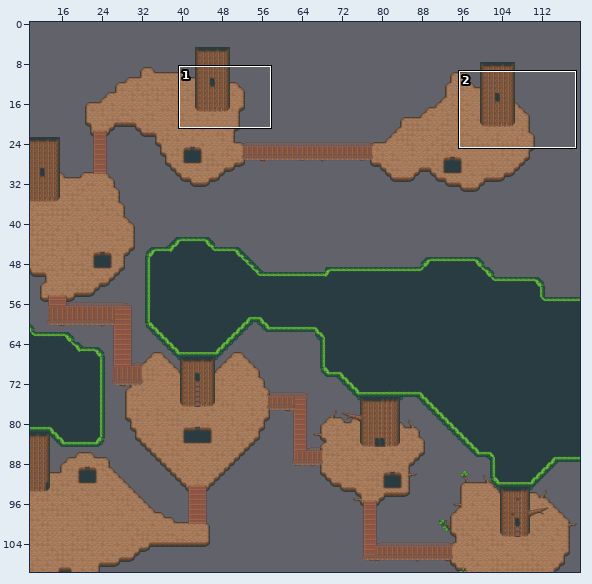
A Tiled map gets an edit: res/worlds/fyddnymed_canopy.tmx. The first picture is a wide view before the edit; the outline marks the close-up.
Close-up. As it was:
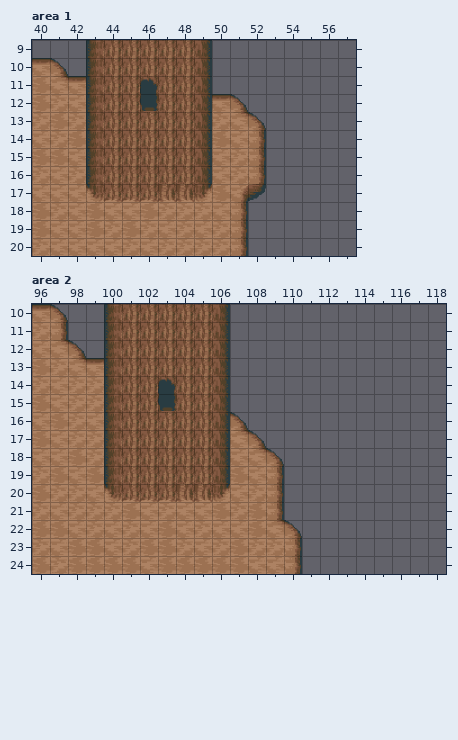
Cells are 32x32 px. Shown: area 1 x 40..57, y 9..20; area 2 x 96..118, y 10..24. The commit also changed other parts of the map, which this record leaves out.
After:
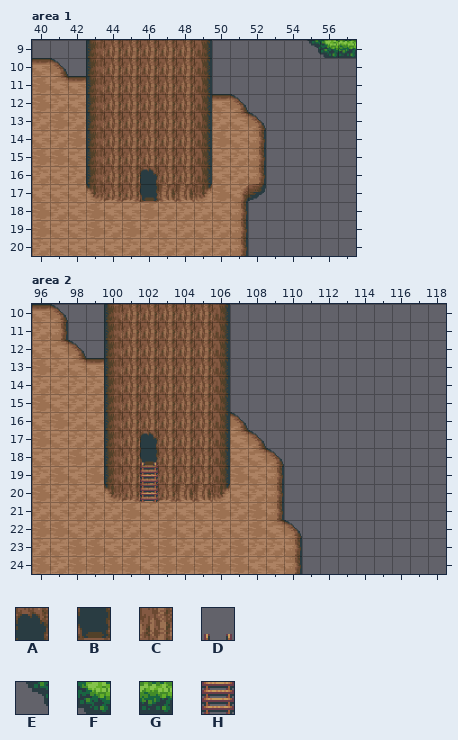
Key: from "giant_tree": A 42, B 76, C 105, D 194, E 221, F 222, G 223, H 228.
_ is an empty cell.
Tiles replaced or removed in this view: C.
From old to new:
Changed rows in their new state; . is an unchanged cell.
Layer "Tile Layer 2", area 1:
first column x 55:
 9 EFG
Layer "Tile Layer 3", area 1:
first column x 46:
11 C
12 C
first column x 46:
16 A
17 B
Layer "Tile Layer 2", area 2:
first column x 102:
17 A
18 B
Layer "Tile Layer 3", area 2:
first column x 102:
14 .C
15 .C
18 D.
19 H.
20 H.
Pixel boxes of the changes (left, top, right, bottom) in both close-ups:
added: (307, 40, 356, 58)
added: (140, 76, 158, 112)
added: (140, 166, 158, 202)
added: (158, 376, 176, 412)
changed: (140, 430, 158, 502)
